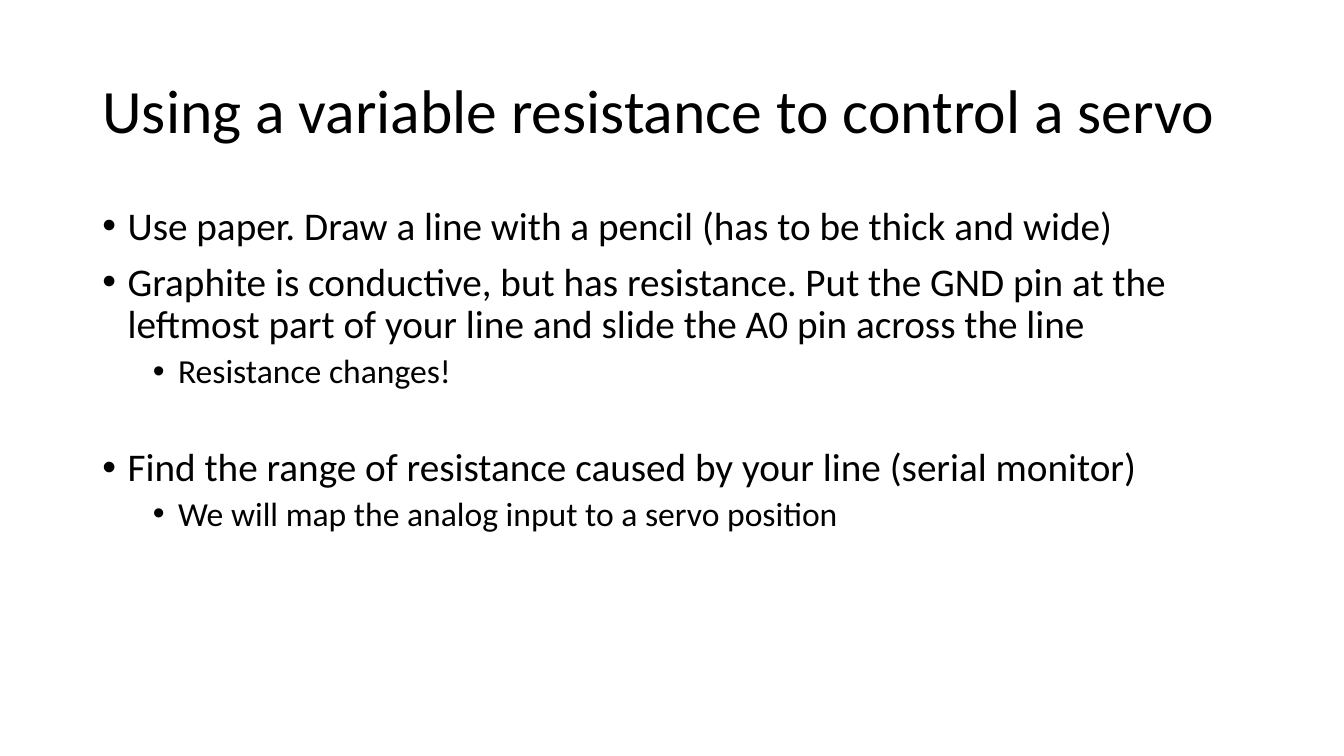
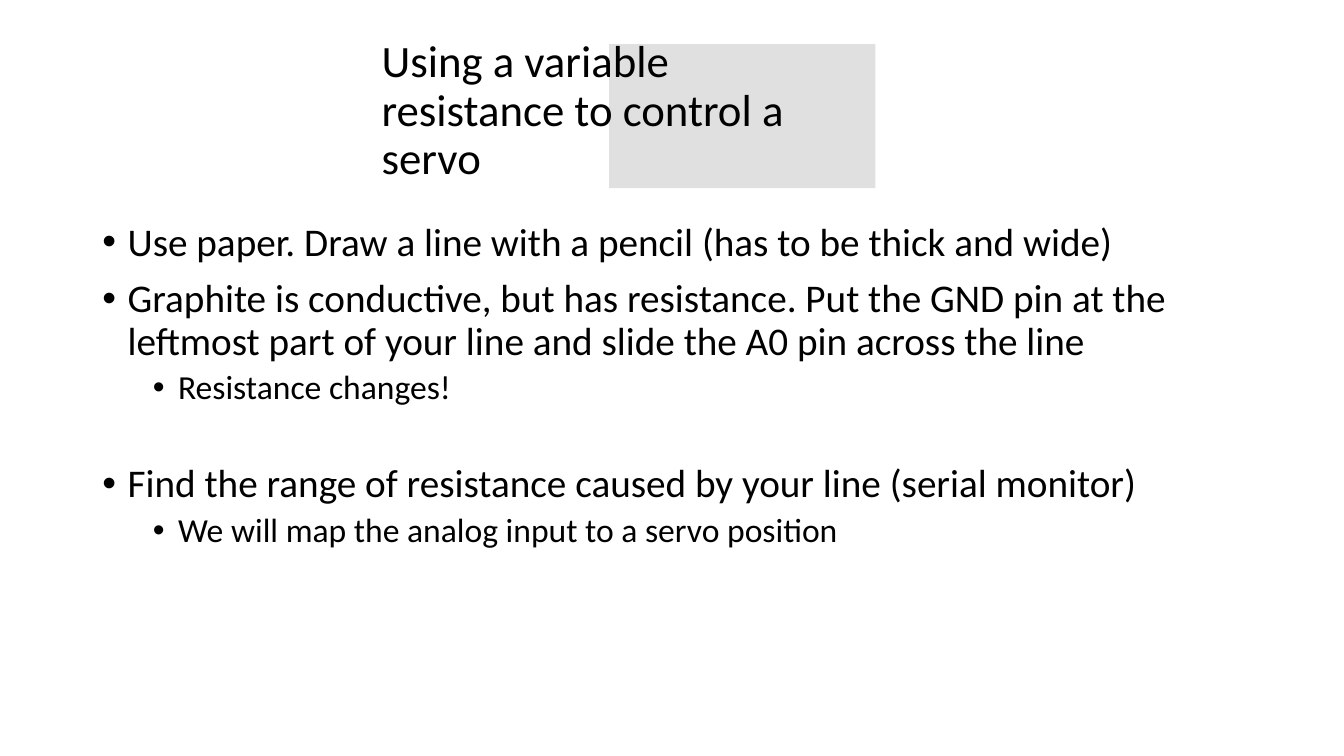
Before and after one commit to Runtime-Learner/McGill-BattleBots-Club, a slide deck: slide 5 of ECSE/Workshop-3/workshop3.pptx. Drawn at 1344x756 pixels with LibreOffice and Linux fonts; fonts in the diff are those of the drawing; background and template pictures are left out. Boxes give left, top, right and bottom in pixels: in the first picture for what was removed or moved away, otherwise in the second. Text is boxed around its words. In the diff, an @@ line names an element or a change of style, - is before the commit and + after.

```diff
--- a/ECSE/Workshop-3/workshop3.pptx
+++ b/ECSE/Workshop-3/workshop3.pptx
@@ title "Using a variable resistance to ...": place and size @@
-title "Using a variable resistance to ..." at (102, 90, 1214, 144)
+title "Using a variable resistance to ..." at (382, 46, 783, 175)
@@ title "Using a variable resistance to ..." at (382, 46, 783, 175): size 44 to 32 pt @@
@@ rectangle added at (609, 44, 875, 189), fill #E0E0E0 @@
@@ text "Use paper. Draw a line ...": place and size @@
-text "Use paper. Draw a line ..." at (128, 211, 1165, 532)
+text "Use paper. Draw a line ..." at (128, 227, 1165, 548)
```
Also in this commit, not shown: 5 other slides changed, 3 other files.
